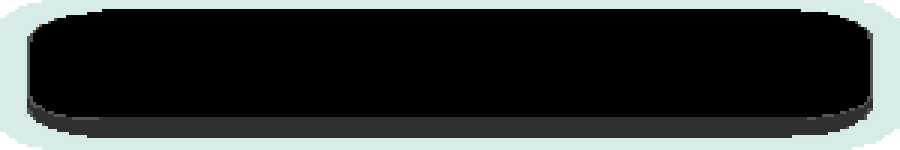
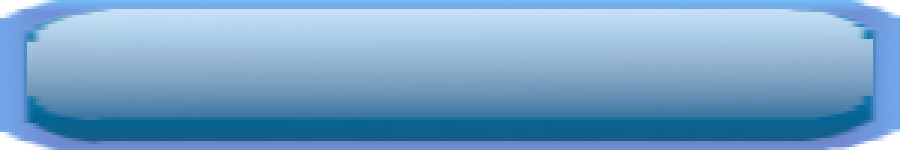
Two versions of the same layered image (w=900, h=150). Layer-by-layer changes:
added layer "Layer_darker #1" above "Pasted Layer #3" over (0, 6, 900, 54)
added layer "Pasted Layer #3" above "Pasted Layer" over (27, 9, 873, 120)
hid "Pasted Layer", painted on it over (27, 9, 873, 120)
removed layer "Pasted Layer #1" over (27, 24, 873, 138)
added layer "Pasted Layer #4" above "Pasted Layer #2" over (21, 9, 879, 144)
painted on "Pasted Layer #2" over (0, 0, 900, 150)
renamed "OptionsMenuUIButtonHighlighted.png" to "BottomUIButton.png", painted on it over (18, 3, 882, 147)
